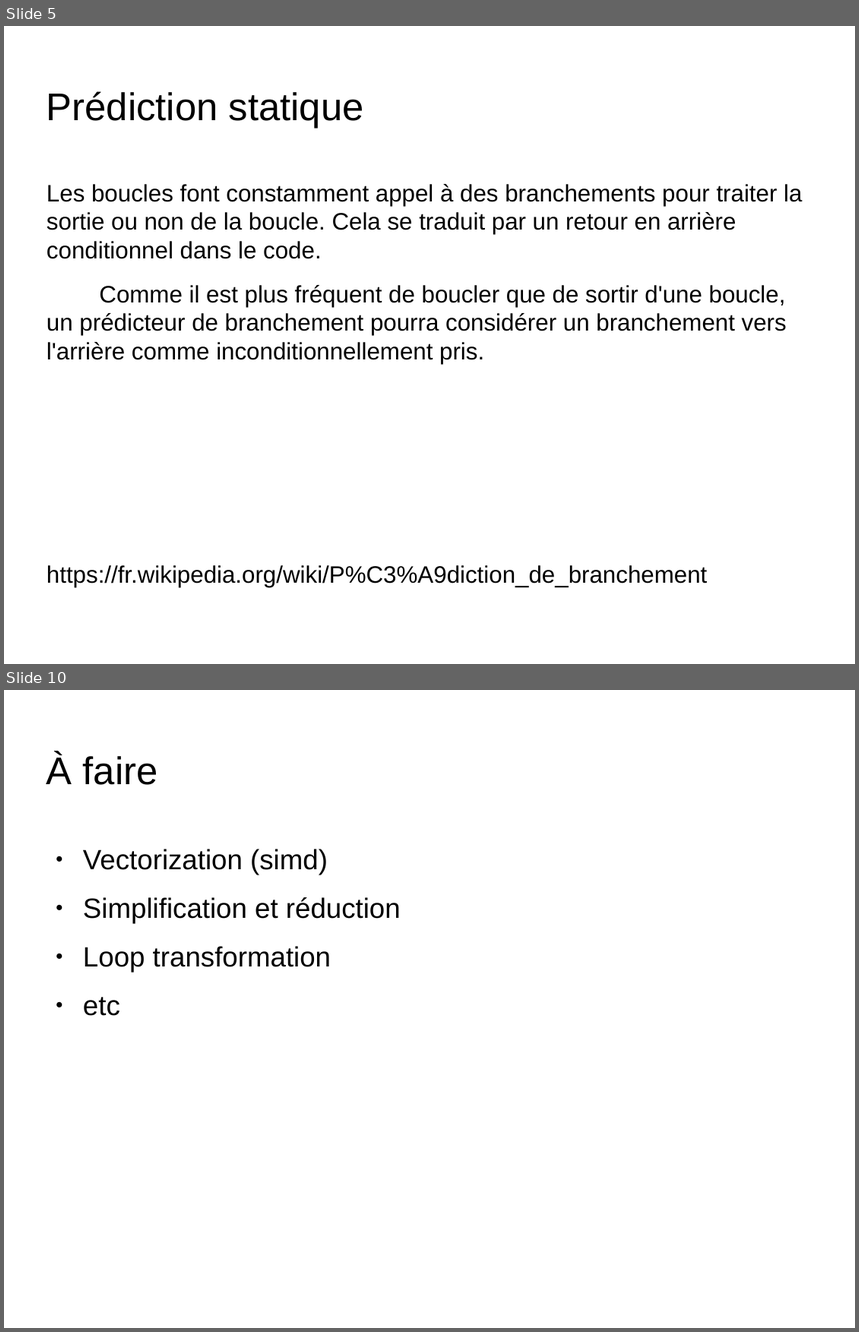
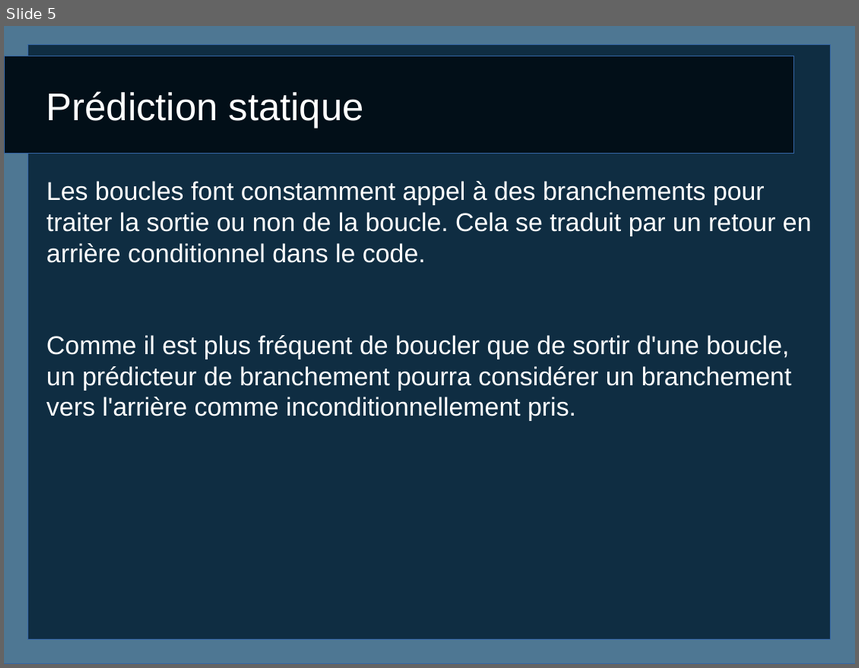
Before and after one commit to caswitch/recherche-et-doc-s4, a slide deck: Diapo1.odp. Shown one above the other, each under a label of ours: slides 5 and 10 before the commit, slide 5 after it; the slides between them are not shown. The pictures are 859x1332 and 859x668 pixels, drawn with LibreOffice and Linux fonts; fonts in the diff are those of the drawing; background and template pictures are left out. Boxes give left, top, right and bottom in pixels: in the first picture for what was removed or moved away, otherwise in the second. Text is boxed around its words. In the diff, an @@ line names an element or a change of style, - is before the commit and + after.

```diff
--- a/Diapo1.odp
+++ b/Diapo1.odp
@@ slide 10 removed at (4, 690, 855, 1328), background picture (left out) @@
@@ title removed at (47, 753, 158, 785) @@
-À faire
@@ text removed at (83, 849, 401, 1016) @@
-● Vectorization (simd)
-● Simplification et réduction
-● Loop transformation
-● etc
@@ slide 5 changed as well @@
@@ rectangle added at (4, 26, 855, 664), fill #4E7793, outline #3465A4 0 pt @@
@@ rectangle added at (28, 44, 830, 641), fill #0F2D42, outline #3465A4 0 pt @@
@@ freeform shape added at (4, 56, 795, 154), fill #020F18, outline #3465A4 0 pt @@
@@ title "Prédiction statique" at (47, 91, 364, 128): text colour #000000 to #FFFFFF @@
@@ text "Les boucles font constamment appel ..." at (47, 181, 812, 421): size 22.2 to 24 pt, text colour #000000 to #FFFFFF @@
@@ text at (47, 566, 707, 588): paragraph removed @@
-https://fr.wikipedia.org/wiki/P%C3%A9diction_de_branchement
```
Also in this commit, not shown: 6 other slides changed, 3 slides added, 2 other slides removed, 6 other files.
